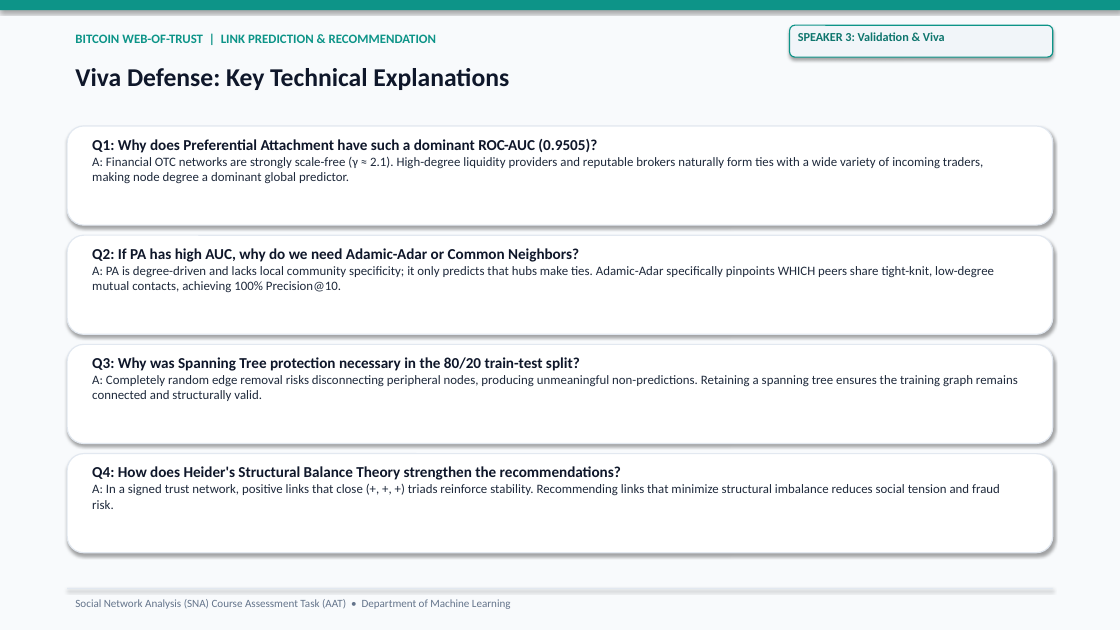
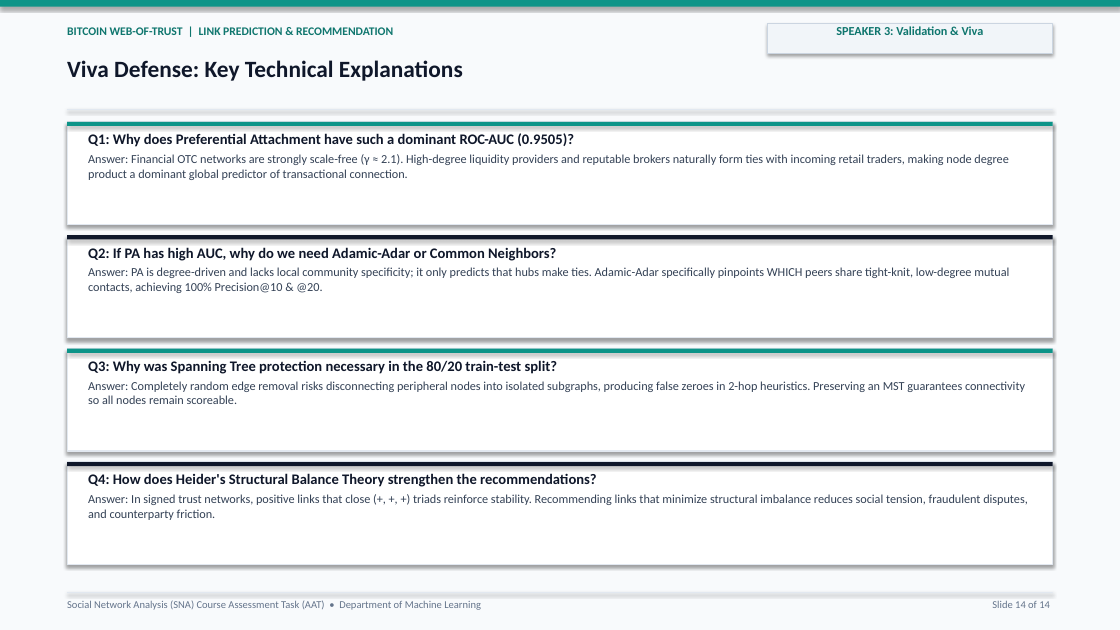
Before and after one commit to Lion4467cat/bitcoin-trust-link-prediction, a slide deck: slide 14 of slides/link_prediction_presentation.pptx. Drawn at 1120x630 pixels with LibreOffice and Linux fonts; fonts in the diff are those of the drawing. Boxes give left, top, right and bottom in pixels: in the first picture for what was removed or moved away, otherwise in the second. Text is boxed around its words. In the diff, an @@ line names an element or a change of style, - is before the commit and + after.

Commit message:
feat(ui,deck,report): overhaul side-by-side suite, light-theme 14-slide deck & publication report
- Overhaul Side-by-Side view in src/serve.py into a 3-mode interactive suite (Table+Live Graph, Trader Head-to-Head, Model vs Model) with zero canvas collapse and smooth Vis.js focus
- Redesign all 14 slides in slides/build_link_prediction_deck.py into a crisp enterprise light aesthetic (#F8FAFC) with framed figures, unclipped single-line titles, and 16/16 test tally
- Rebalance 8-page academic report in reports/build_link_prediction_report.py with sociological literature matrix, Min-Max ensemble scaling proof, metric invariants table, and fixed Unicode glyphs
- Re-export high-resolution link_prediction_precision_at_k.png with unclipped title
- All 16 unit and integration tests passing

```diff
--- a/slides/link_prediction_presentation.pptx
+++ b/slides/link_prediction_presentation.pptx
@@ text "BITCOIN WEB-OF-TRUST | LINK PREDICTION ..." at [67,27,393,35]: size 11 to 10 pt, text colour #0D9488 to #0F766E @@
@@ text "SPEAKER 3: Validation & Viva": place and size @@
-text "SPEAKER 3: Validation & Viva" at [798,32,945,41]
+text "SPEAKER 3: Validation & Viva" at [836,26,984,35]
@@ text "SPEAKER 3: Validation & Viva" at [836,26,984,35]: alignment left to centre @@
@@ rectangle: place and size @@
-rectangle at [790,25,1053,57]
+rectangle at [767,24,1053,54]
@@ rectangle at [767,24,1053,54]: rounded rectangle to rectangle; outline #0D9488 1 pt to #CBD5E1 0.75 pt @@
@@ text "Viva Defense: Key Technical Explanations" at [67,60,463,81]: size 22 to 20 pt @@
@@ rectangle: place and size @@
-rectangle at [67,588,1053,589]
+rectangle at [67,109,1053,110]
@@ rectangle: place and size @@
-rectangle at [67,235,1053,334]
+rectangle at [67,122,1053,224]
@@ rounded rectangle removed at [67,126,1053,225] @@
@@ rectangle added at [67,122,1053,126], fill #0D9488 @@
@@ text at [88,133,574,147]: size 13 to 12.5 pt in "Q1: Why does Preferential Attachment have such ..." @@
@@ text at [88,154,1008,180]: text changed; size 11 to 10.5 pt; text colour #1E293B to #334155 @@
-A: Financial OTC networks are strongly scale-free (γ ≈ 2.1). High-degree liquidity providers and reputable brokers naturally form ties with a wide variety of incoming traders, making node degree a dominant global predictor.
+Answer: Financial OTC networks are strongly scale-free (γ ≈ 2.1). High-degree liquidity providers and reputable brokers naturally form ties with incoming retail traders, making node degree product a dominant global predictor of transactional connection.
@@ rectangle added at [67,235,1053,338], fill #FFFFFF, outline #E2E8F0 1 pt @@
@@ rectangle added at [67,235,1053,239], fill #0F172A @@
@@ text at [88,267,1009,293]: text changed; size 11 to 10.5 pt; text colour #1E293B to #334155 @@
-A: PA is degree-driven and lacks local community specificity; it only predicts that hubs make ties. Adamic-Adar specifically pinpoints WHICH peers share tight-knit, low-degree mutual contacts, achieving 100% Precision@10.
+Answer: PA is degree-driven and lacks local community specificity; it only predicts that hubs make ties. Adamic-Adar specifically pinpoints WHICH peers share tight-knit, low-degree mutual contacts, achieving 100% Precision@10 & @20.
@@ text at [88,247,556,261]: size 13 to 12.5 pt in "Q2: If PA has high AUC, why ..." @@
@@ rectangle: place and size @@
-rectangle at [67,344,1053,444]
+rectangle at [67,349,1053,451]
@@ rectangle added at [67,349,1053,353], fill #0D9488 @@
@@ text at [88,381,1025,404]: text changed; size 11 to 10.5 pt; text colour #1E293B to #334155 @@
-A: Completely random edge removal risks disconnecting peripheral nodes, producing unmeaningful non-predictions. Retaining a spanning tree ensures the training graph remains connected and structurally valid.
+Answer: Completely random edge removal risks disconnecting peripheral nodes into isolated subgraphs, producing false zeroes in 2-hop heuristics. Preserving an MST guarantees connectivity so all nodes remain scoreable.
@@ text at [88,360,558,374]: size 13 to 12.5 pt in "Q3: Why was Spanning Tree protection necessary ..." @@
@@ rounded rectangle to rectangle in 3 elements at [67,122,1053,224], [67,349,1053,451], [67,462,1053,565] @@
@@ rectangle: place and size @@
-rectangle at [67,454,1053,553]
+rectangle at [67,462,1053,565]
@@ rectangle added at [67,462,1053,466], fill #0F172A @@
@@ text at [88,473,597,487]: size 13 to 12.5 pt in "Q4: How does Heider's Structural Balance Theory ..." @@
@@ text "Q4: How does Heider's Structural ...": place and size @@
-text "Q4: How does Heider's Structural ..." at [92,466,1000,509]
+text "Q4: How does Heider's Structural ..." at [88,473,1028,520]
@@ text at [88,494,1028,520]: text changed; size 11 to 10.5 pt; text colour #1E293B to #334155 @@
-A: In a signed trust network, positive links that close (+, +, +) triads reinforce stability. Recommending links that minimize structural imbalance reduces social tension and fraud risk.
+Answer: In signed trust networks, positive links that close (+, +, +) triads reinforce stability. Recommending links that minimize structural imbalance reduces social tension, fraudulent disputes, and counterparty friction.
@@ text "Social Network Analysis (SNA) Course ..." at [67,600,481,610]: size 9.5 to 9 pt @@
@@ rectangle added at [67,592,1053,593], fill #E2E8F0 @@
@@ text added at [992,601,1050,608], 9 pt, text #64748B @@
+Slide 14 of 14
```
Also in this commit, not shown: 13 other slides changed, 12 other files.
